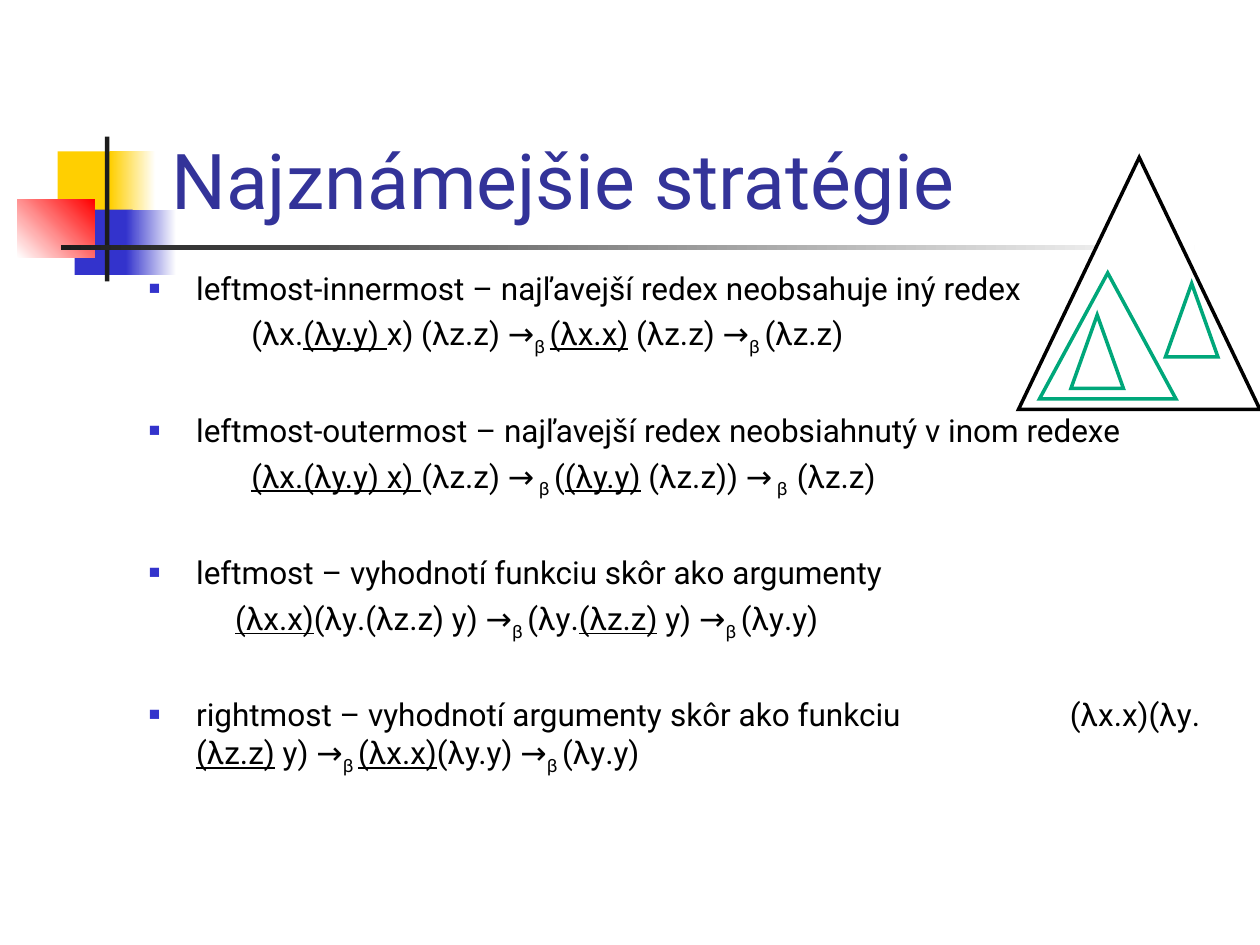
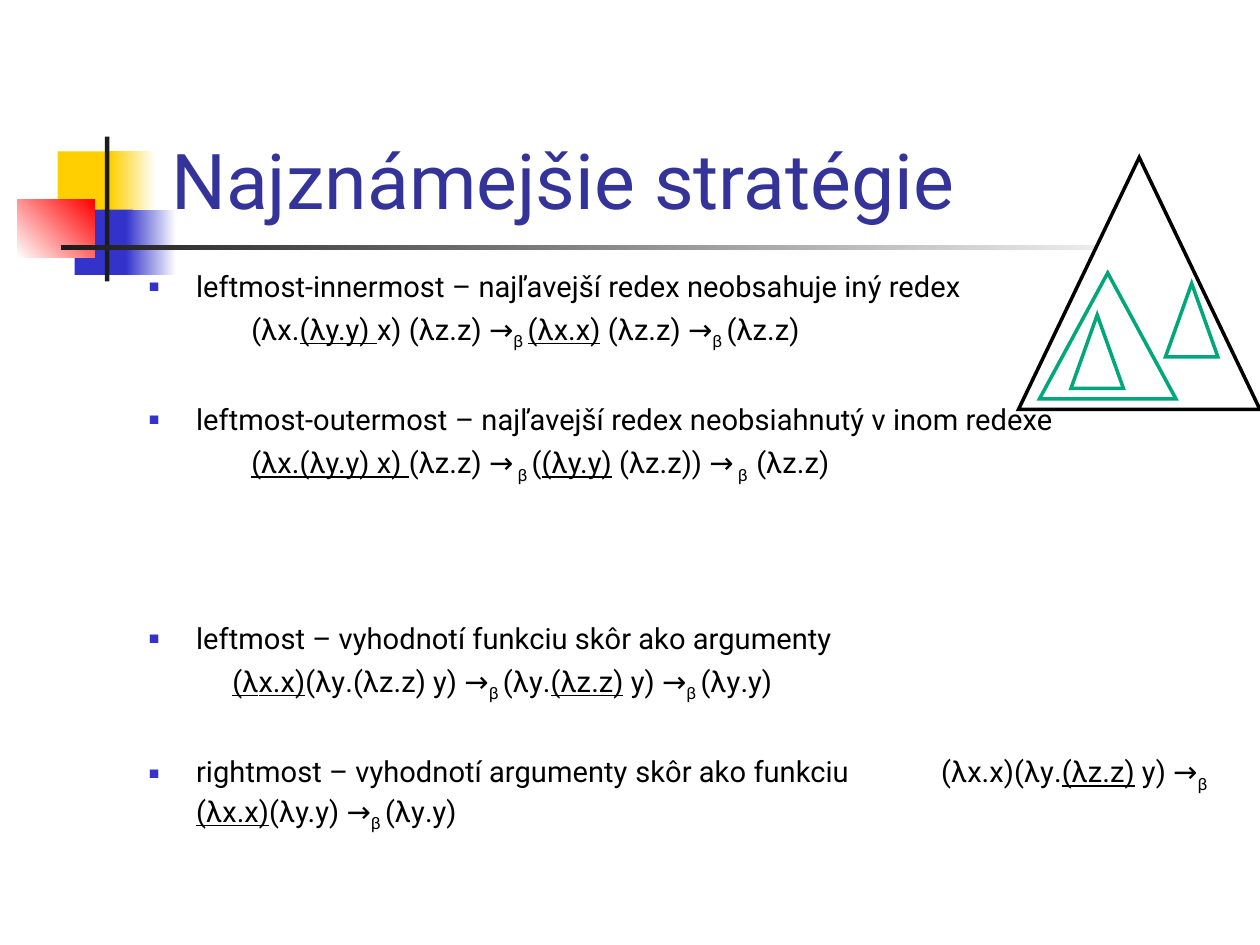
Before and after one commit to Funkcionalne/Prednasky, a slide deck: slide 7 of 06/06_fpro.ppt. Drawn at 1260x945 pixels with LibreOffice and Linux fonts; fonts in the diff are those of the drawing. Boxes give left, top, right and bottom in pixels: in the first picture for what was removed or moved away, otherwise in the second. Text is boxed around its words. In the diff, an @@ line names an element or a change of style, - is before the commit and + after.

```diff
--- a/06/06_fpro.ppt
+++ b/06/06_fpro.ppt
@@ text "leftmost-innermost – najľavejší redex neobsahuje ..." at (196,275,1208,829): size 18 to 16.6 pt @@
```
Also in this commit, not shown: 4 other slides changed, 1 slide added, 2 other files.
